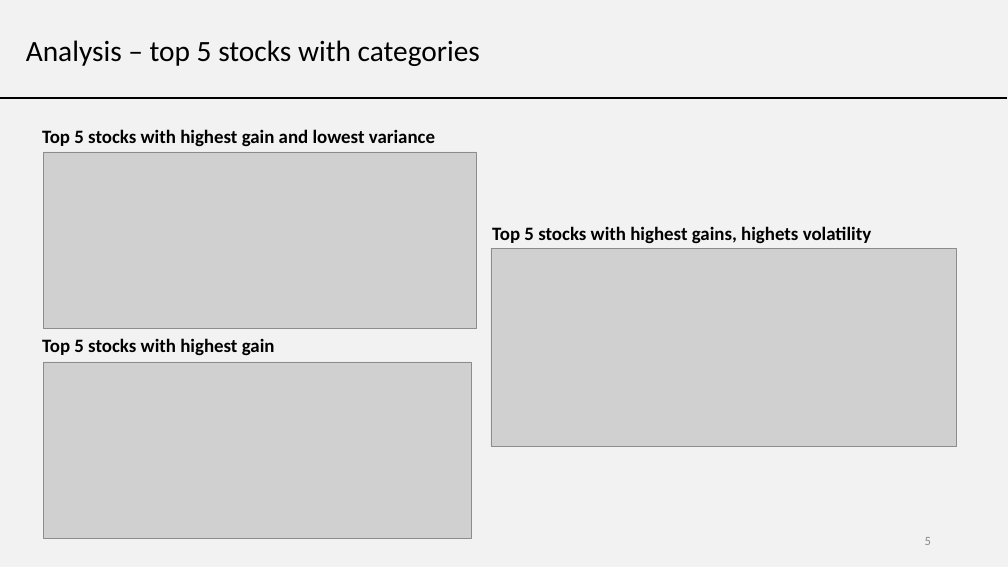
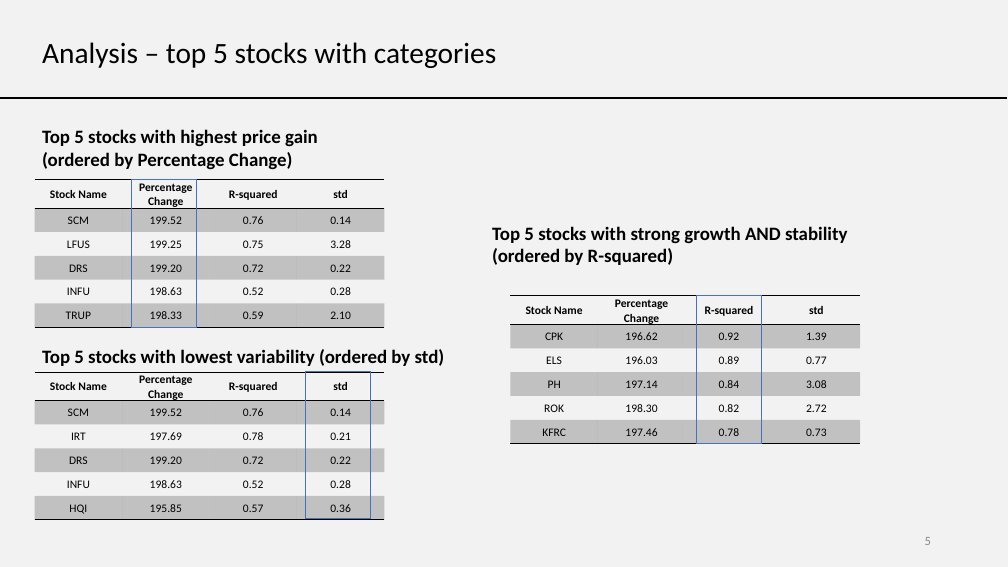
Before and after one commit to LevanGetia/Project-1, a slide deck: slide 5 of Project1 - stocks analysis PPT.pptx. Drawn at 1008x567 pixels with LibreOffice and Linux fonts; fonts in the diff are those of the drawing; grey boxes stand for pictures. Boxes give left, top, right and bottom in pixels: in the first picture for what was removed or moved away, otherwise in the second. Text is boxed around its words. In the diff, an @@ line names an element or a change of style, - is before the commit and + after.

```diff
--- a/Project1 - stocks analysis PPT.pptx
+++ b/Project1 - stocks analysis PPT.pptx
@@ text "Analysis – top 5 stocks ...": place and size @@
-text "Analysis – top 5 stocks ..." at <box>26,40,480,66</box>
+text "Analysis – top 5 stocks ..." at <box>42,42,496,68</box>
@@ text at <box>42,129,318,170</box>: text changed @@
-Top 5 stocks with highest gain and lowest variance
+Top 5 stocks with highest price gain
+(ordered by Percentage Change)
@@ picture removed at <box>43,152,476,328</box> @@
@@ table added at <box>35,180,386,327</box>, 6 rows, 4 columns @@
+Stock Name | Percentage Change | R-squared | std
+SCM | 199.52 | 0.76 | 0.14
+LFUS | 199.25 | 0.75 | 3.28
+DRS | 199.20 | 0.72 | 0.22
+INFU | 198.63 | 0.52 | 0.28
+TRUP | 198.33 | 0.59 | 2.10
@@ rectangle added at <box>132,180,197,327</box>, outline #4472C4 1 pt @@
@@ text at <box>492,226,847,265</box>: text changed @@
-Top 5 stocks with highest gains, highets volatility
+Top 5 stocks with strong growth AND stability
+(ordered by R-squared)
@@ picture removed at <box>492,248,957,446</box> @@
@@ table added at <box>510,296,861,443</box>, 6 rows, 4 columns @@
+Stock Name | Percentage Change | R-squared | std
+CPK | 196.62 | 0.92 | 1.39
+ELS | 196.03 | 0.89 | 0.77
+PH | 197.14 | 0.84 | 3.08
+ROK | 198.30 | 0.82 | 2.72
+KFRC | 197.46 | 0.78 | 0.73
@@ rectangle added at <box>696,296,761,443</box>, outline #4472C4 1 pt @@
@@ text at <box>42,349,445,366</box>: text changed @@
-Top 5 stocks with highest gain
+Top 5 stocks with lowest variability (ordered by std)
@@ table added at <box>35,372,386,520</box>, 6 rows, 4 columns @@
+Stock Name | Percentage Change | R-squared | std
+SCM | 199.52 | 0.76 | 0.14
+IRT | 197.69 | 0.78 | 0.21
+DRS | 199.20 | 0.72 | 0.22
+INFU | 198.63 | 0.52 | 0.28
+HQI | 195.85 | 0.57 | 0.36
@@ picture removed at <box>43,362,471,538</box> @@
@@ rectangle added at <box>306,371,371,519</box>, outline #4472C4 1 pt @@
```
Also in this commit, not shown: 9 other slides changed, 1 other file.
